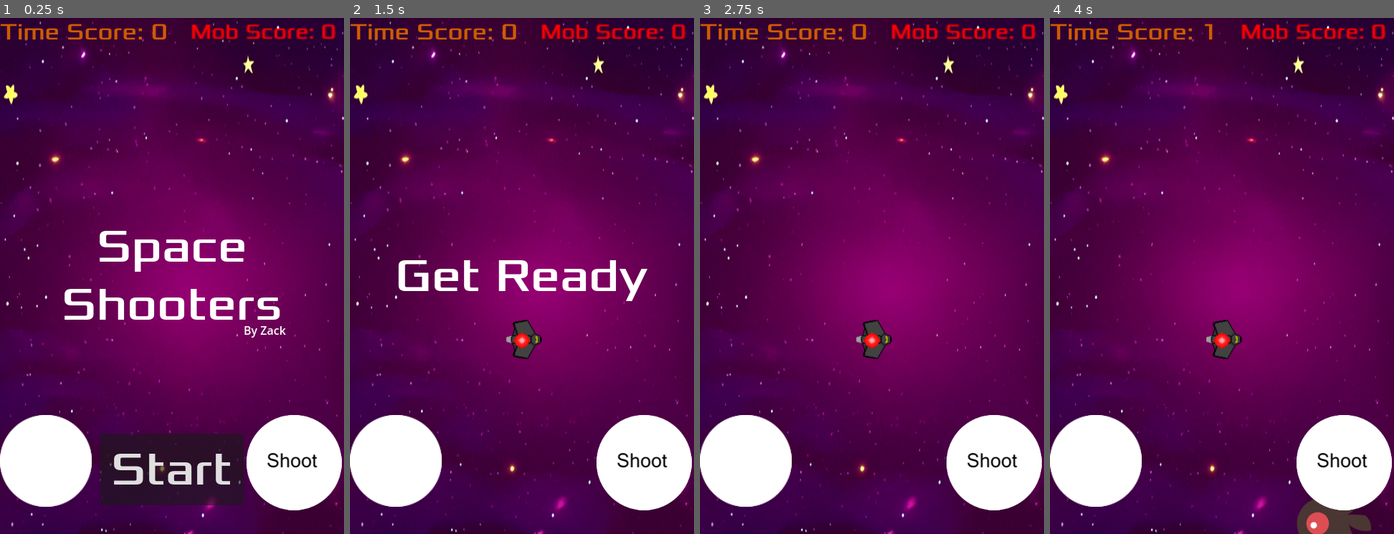
Above: before the commit, frames 1-4 (left to right).
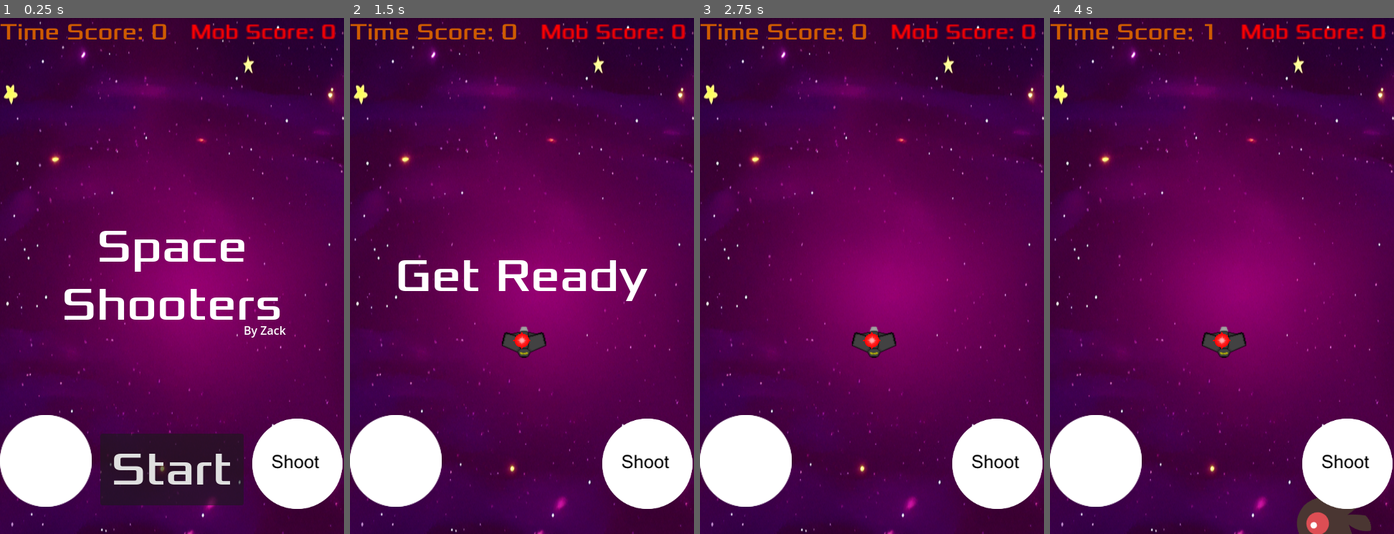
Above: after the commit, the same moments.

Repository: zack337/Capstone-Proj
Game: Godot game, scene res://Main.tscn
Same seed, same stepped clock (60 frames per second), same inputs: the game is played once before the commit and once after it.
Inputs (mouse positions are in pixels of both pictures, inside the frame that each line leads up to):
- Up to frame 1 (0.25 s): no input
- Up to frame 2 (1.5 s): click "Start" at 0.5 s; tap Enter at 1.25 s; move the mouse to (597, 250) at 1.27 s; hold Right (move_right) from 1.28 s (still down); tap Space (throw) at 1.35 s; click (597, 250) at 1.42 s
- Up to frame 3 (2.75 s): release Right (move_right) at 2 s; tap Space (throw) at 2 s; drag from (803, 301) to (872, 337) at 2.02 s
- Up to frame 4 (4 s): move the mouse to (1256, 162) at 2.77 s; hold Right (move_right) 2.78-3.5 s; tap Space (throw) at 2.85 s; drag from (1204, 379) to (1118, 198) at 3.52 s

The runs differ from the first frame. In frame 1, 0.8% of the frame differs, in the area x 71-100%, y 76-96%; in frame 2, 1.2%, in the area x 44-100%, y 58-96%; in frame 3, 1.2%; in frame 4, 1.2%.

Commit message:
Little fixes

Diff:
--- a/capstone4/Mob.tscn
+++ b/capstone4/Mob.tscn
@@ -64,6 +64,6 @@
 [node name="VisibleOnScreenNotifier2D" type="VisibleOnScreenNotifier2D" parent="."]
 
 [node name="CollisionShape2D" type="CollisionShape2D" parent="."]
-position = Vector2(-10, 0)
+position = Vector2(-11, 0)
 rotation = 1.5708
 shape = SubResource("CapsuleShape2D_hj5br")
--- a/capstone4/player.tscn
+++ b/capstone4/player.tscn
@@ -45,8 +45,7 @@
 position = Vector2(0.574399, 1.54972e-06)
 scale = Vector2(0.966941, 1.1)
 sprite_frames = SubResource("SpriteFrames_pw85a")
-animation = &"up"
-frame_progress = 0.548135
+animation = &"Walk"
 
 [node name="CollisionShape2D" type="CollisionShape2D" parent="."]
 shape = SubResource("CapsuleShape2D_36n7h")
--- a/capstone4/touch_screen.gd
+++ b/capstone4/touch_screen.gd
@@ -3,10 +3,11 @@
 signal use_move_vector
 var move_vector = Vector2(0, 0)
 var joystick_active = false
+@onready var maxLength = $Big_circle.shape.radius
 
 func _input(event):
 	if event is InputEventScreenTouch or event is InputEventScreenDrag:
-		if $TouchScreenButton.is_pressed():
+		if $Big_circle.is_pressed():
 			move_vector = calculate_move_vector(event.position)
 			joystick_active = true
 			$InnerCircle.position = event.position
@@ -25,5 +26,5 @@
 		emit_signal("use_move_vector", Vector2(0, 0))
 
 func calculate_move_vector(event_position):
-	var texture_center = $TouchScreenButton.position + Vector2(64, 64)
+	var texture_center = $Big_circle.position + Vector2(64, 64)
 	return (event_position - texture_center).normalized()
--- a/capstone4/touch_screen.tscn
+++ b/capstone4/touch_screen.tscn
@@ -12,8 +12,8 @@
 script = ExtResource("1_8cixe")
 
 [node name="TouchScreenButton2" type="TouchScreenButton" parent="."]
-position = Vector2(344, 554)
-scale = Vector2(0.75, 0.75)
+position = Vector2(352, 559)
+scale = Vector2(0.71, 0.712)
 texture_normal = ExtResource("4_nrcsl")
 action = "throw"
 
@@ -22,7 +22,7 @@
 scale = Vector2(0.25, 0.25)
 texture = ExtResource("3_gw37d")
 
-[node name="TouchScreenButton" type="TouchScreenButton" parent="."]
+[node name="Big_circle" type="TouchScreenButton" parent="."]
 position = Vector2(0, 554)
 scale = Vector2(1.12281, 1.12281)
 texture_normal = ExtResource("1_rpteq")
